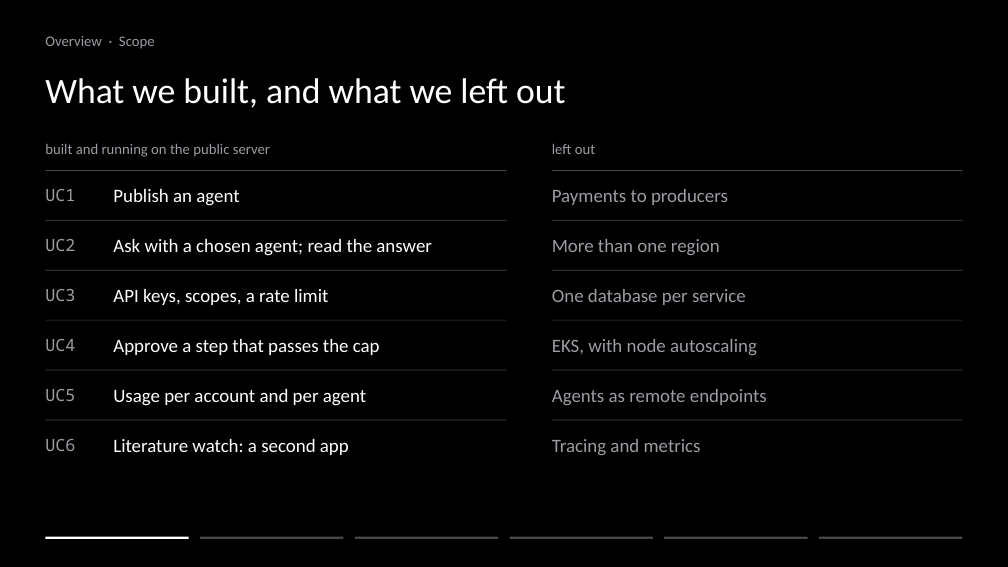
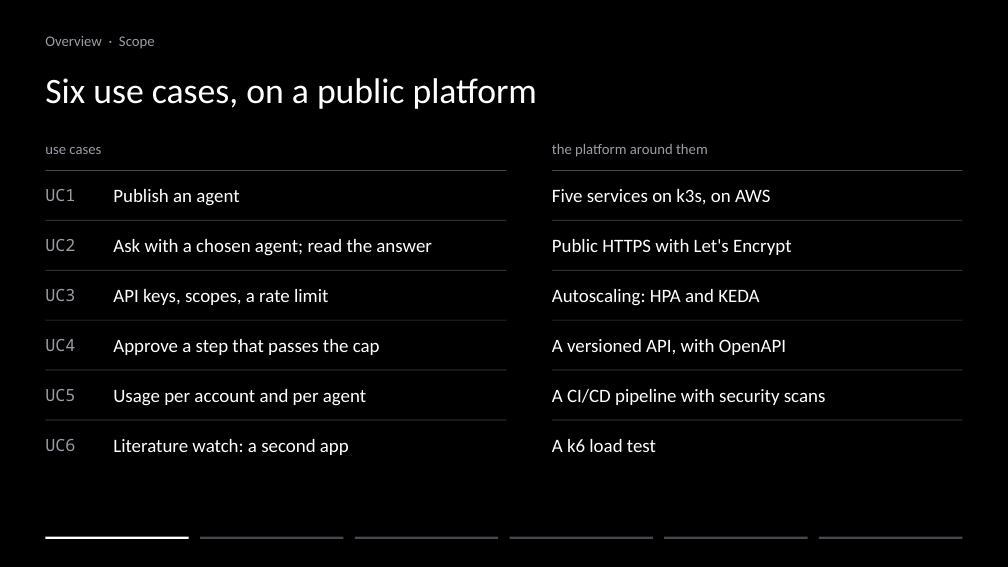
Before and after one commit to ziyangliu-666/lumen-next, a slide deck: slide 5 of docs/platform/slides/out/Team15-Lumen-Platform.pptx. Drawn at 1008x567 pixels with LibreOffice and Linux fonts; fonts in the diff are those of the drawing. Boxes give left, top, right and bottom in pixels: in the first picture for what was removed or moved away, otherwise in the second. Text is boxed around its words. In the diff, an @@ line names an element or a change of style, - is before the commit and + after.

```diff
--- a/docs/platform/slides/out/Team15-Lumen-Platform.pptx
+++ b/docs/platform/slides/out/Team15-Lumen-Platform.pptx
@@ text at (45, 78, 537, 109): text changed @@
-What we built, and what we left out
+Six use cases, on a public platform
@@ text at (45, 147, 101, 154): text changed @@
-built and running on the public server
+use cases
@@ text at (552, 144, 708, 157): text changed @@
-left out
+the platform around them
@@ text at (552, 189, 771, 205): text changed; text colour #9A9DA3 to #FFFFFF @@
-Payments to producers
+Five services on k3s, on AWS
@@ text at (552, 239, 791, 255): text changed; text colour #9A9DA3 to #FFFFFF @@
-More than one region
+Public HTTPS with Let's Encrypt
@@ text at (552, 289, 759, 306): text changed; text colour #9A9DA3 to #FFFFFF @@
-One database per service
+Autoscaling: HPA and KEDA
@@ text at (552, 339, 786, 355): text changed; text colour #9A9DA3 to #FFFFFF @@
-EKS, with node autoscaling
+A versioned API, with OpenAPI
@@ text at (552, 389, 826, 405): text changed; text colour #9A9DA3 to #FFFFFF @@
-Agents as remote endpoints
+A CI/CD pipeline with security scans
@@ text at (552, 439, 656, 452): text changed; text colour #9A9DA3 to #FFFFFF @@
-Tracing and metrics
+A k6 load test
```
Also in this commit, not shown: 1 other file.
